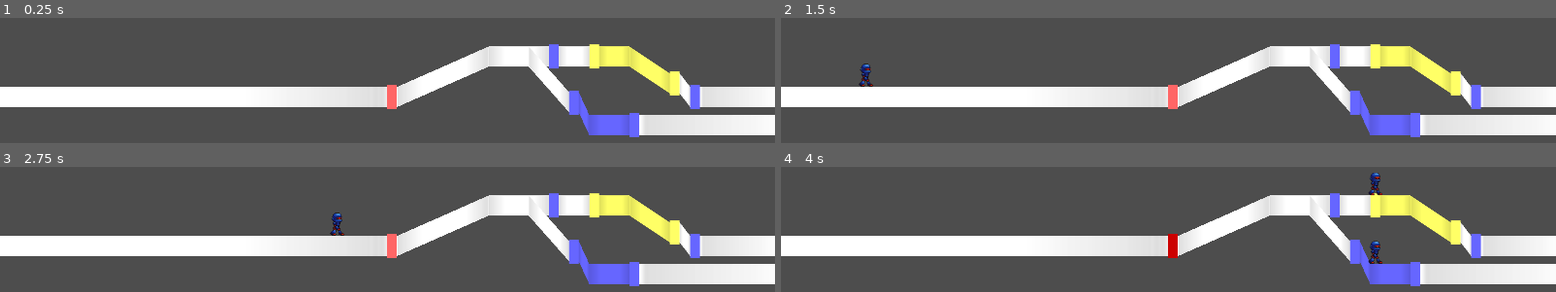
Above: before the commit, frames 1-4 (two rows, left to right).
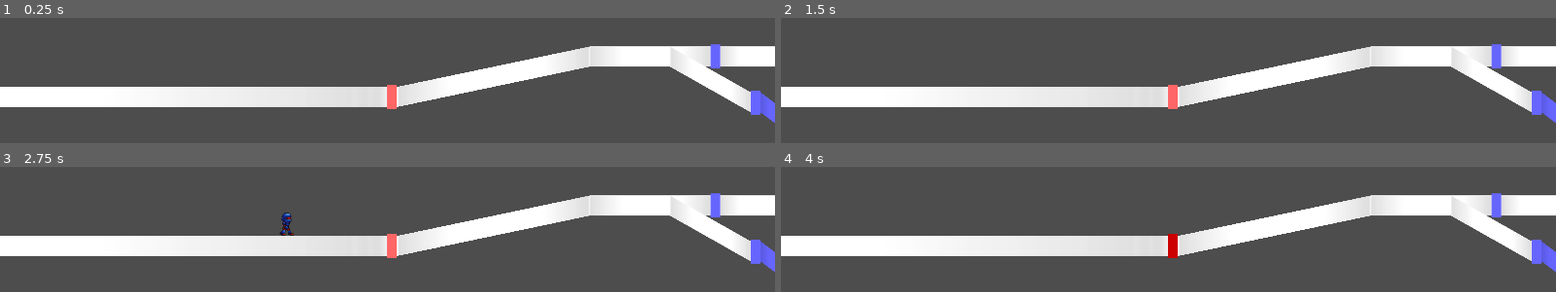
Above: after the commit, the same moments.

Repository: junu192857/Vexatonic-dash-2
Game: Godot game, scene res://Scenes/RhythmScene.tscn
Two runs of this game, one before a commit and one after it. Both use one fixed random seed, a clock stepped at 60 frames per second and the inputs below. Sound files missing from this copy of the repository are replaced by a short silence.
Inputs:
- Up to frame 1 (0.25 s): no input
- Up to frame 2 (1.5 s): tap Enter at 0.5 s; hold A (a) 0.53-1.28 s; tap D (d) at 0.8, 1.35 s; tap Space at 1.25 s
- Up to frame 3 (2.75 s): tap L (l) at 1.55 s; hold L (l) from 2.03 s (still down); tap S (s) at 2.3 s
- Up to frame 4 (4 s): release L (l) at 2.78 s; tap S (s) at 2.85 s; tap A (a) at 3.05 s; hold A (a) from 3.53 s (still down); tap D (d) at 3.8 s

The runs differ from the first frame. In frame 1, 17% of the frame differs, in the area x 51-100%, y 20-96%; in frame 2, 17%; in frame 3, 17%, in the area x 36-100%, y 20-96%; in frame 4, 17%.

Commit message:
Speed에 따른 Initial Connector 버그수정

Diff:
--- a/vexatonic-dash-2/Scripts/RhythmManager.gd
+++ b/vexatonic-dash-2/Scripts/RhythmManager.gd
@@ -149,7 +149,7 @@
 			print("THIS IS INITIAL LANE")
 			#var initial_height = lane.keyframes[0].y
 			var connector = CONNECTOR_SCENE.instantiate() as Node2D
-			connector.position = Vector2(-1500,0)
+			connector.position = Vector2(Setting.get_posx_from_time(-3000),0)
 			connector.set_connector_data(-1, -3000, lane.notes[0].get_time(), lane, false)
 			add_child(connector)
 		else:
--- a/vexatonic-dash-2/Scripts/Scripts_without_Node/Setting.gd
+++ b/vexatonic-dash-2/Scripts/Scripts_without_Node/Setting.gd
@@ -1,6 +1,6 @@
 class_name Setting
 
-static var speed = 1
+static var speed = 2
 
 static var PX_PER_MS = 0.5
 #단노트의 좌우 길이
